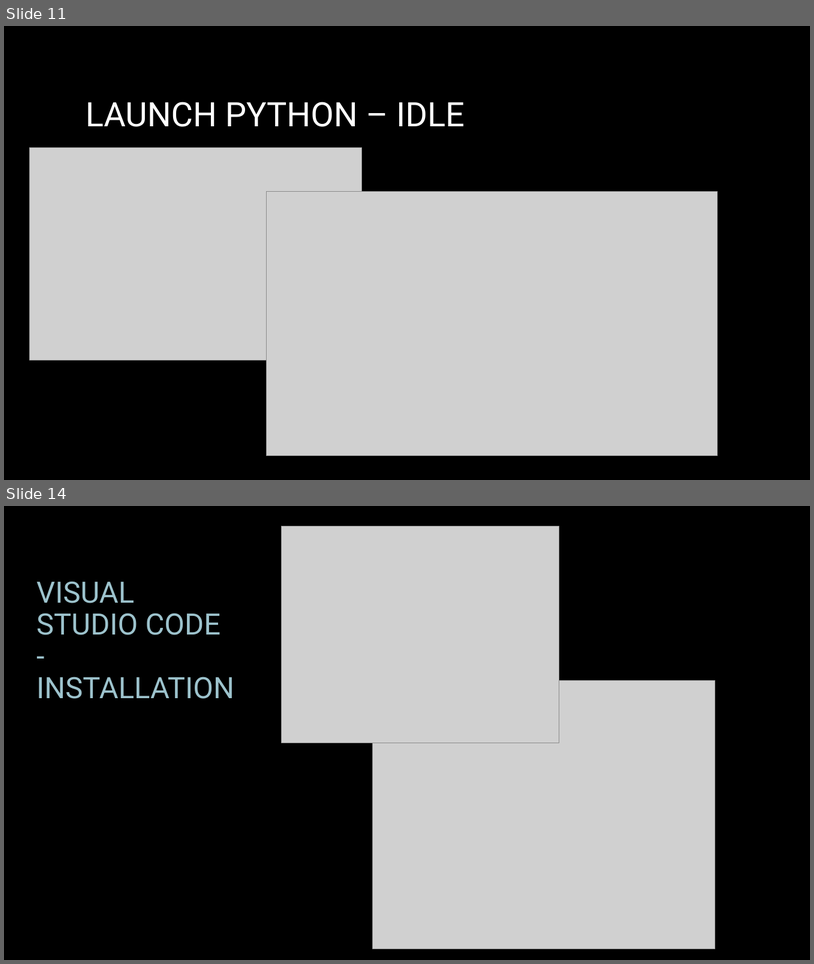
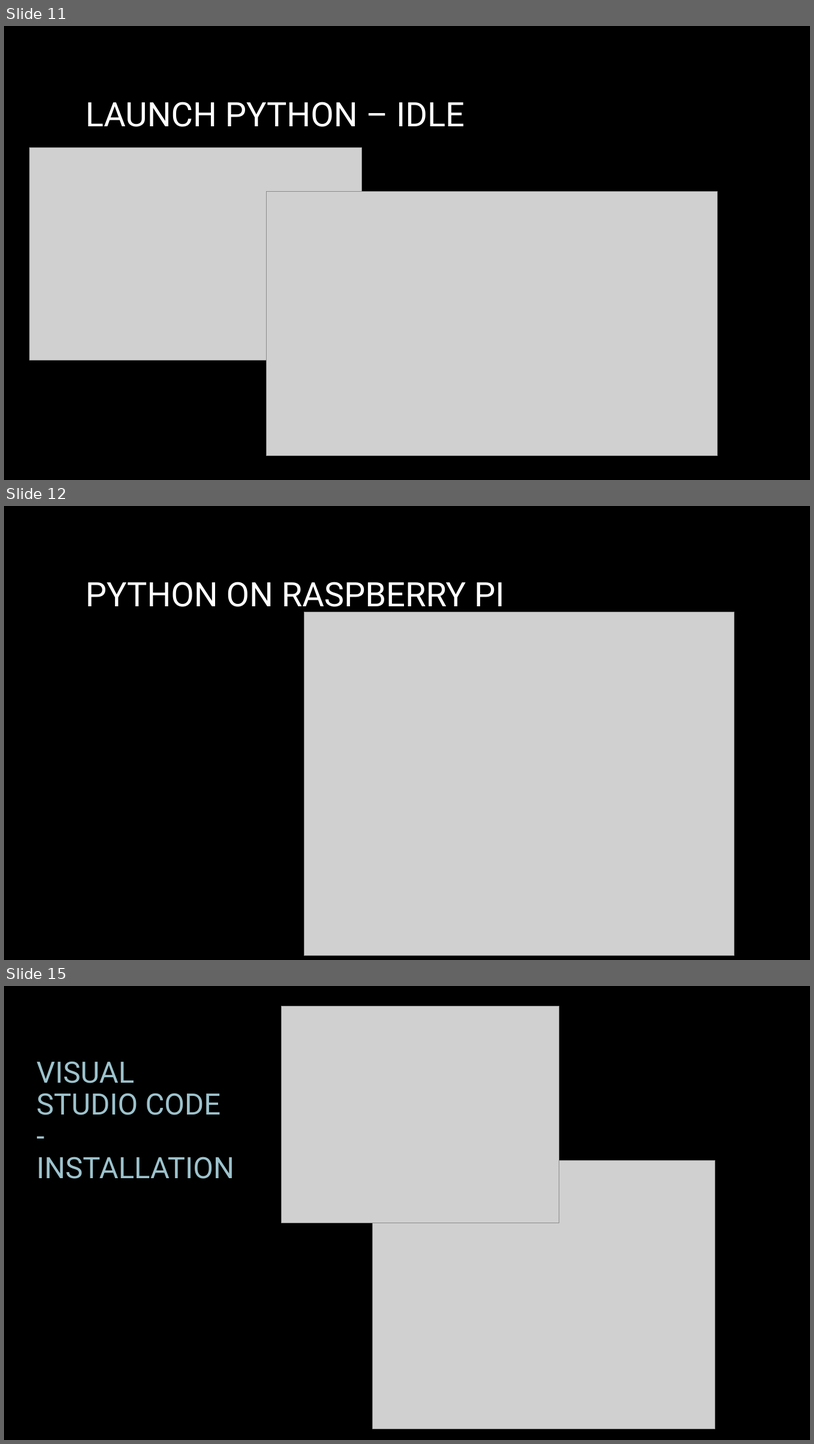
Before and after one commit to k2controls/RAM205, a slide deck: sprint1/week01/python/PythonIntroduction.pptx. Shown one above the other, each under a label of ours: slides 11 and 14 before the commit, slides 11, 12 and 15 after it; the slides between them are not shown. The pictures are 814x964 and 814x1444 pixels, drawn with LibreOffice and Linux fonts; fonts in the diff are those of the drawing; grey boxes stand for pictures; background and template pictures are left out. Boxes give left, top, right and bottom in pixels: in the first picture for what was removed or moved away, otherwise in the second. Text is boxed around its words. In the diff, an @@ line names an element or a change of style, - is before the commit and + after.

```diff
--- a/sprint1/week01/python/PythonIntroduction.pptx
+++ b/sprint1/week01/python/PythonIntroduction.pptx
@@ slide 12 added at (4, 506, 810, 960), background picture (left out) @@
@@ title added at (86, 582, 504, 615), 40 pt, text #FFFFFF @@
+PYTHON ON RASPBERRY PI
@@ picture added at (304, 612, 735, 955) @@
@@ what was slide 14 is now slide 15 @@
```
Also in this commit, not shown: 3 slides changed, 3 other slides added, 4 other files.
